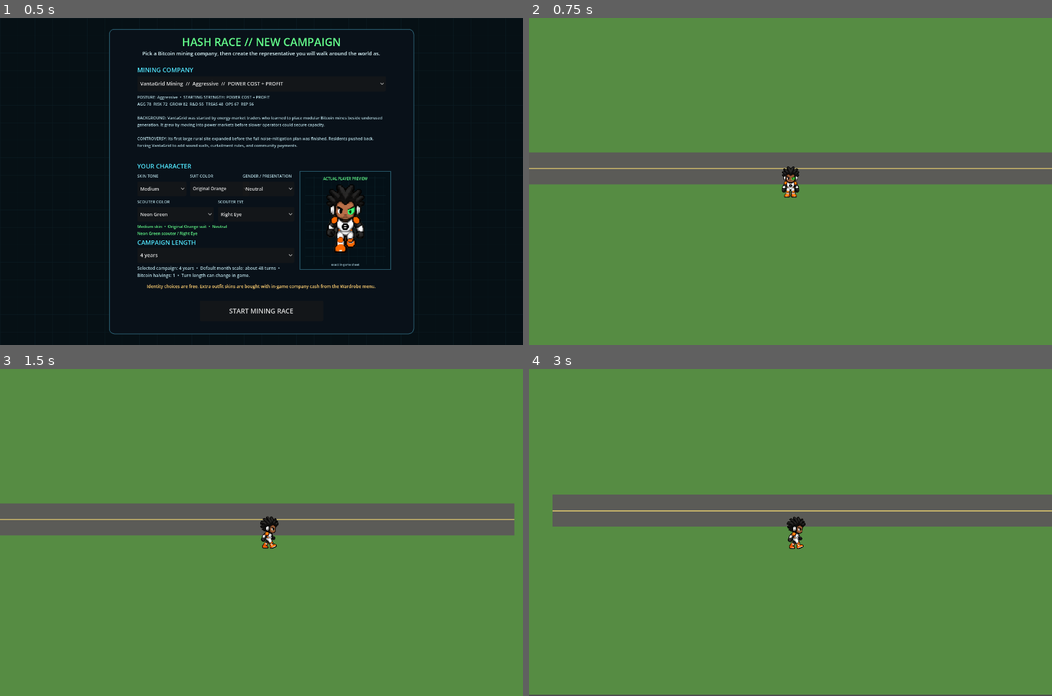
Above: before the commit, frames 1-4 (two rows, left to right).
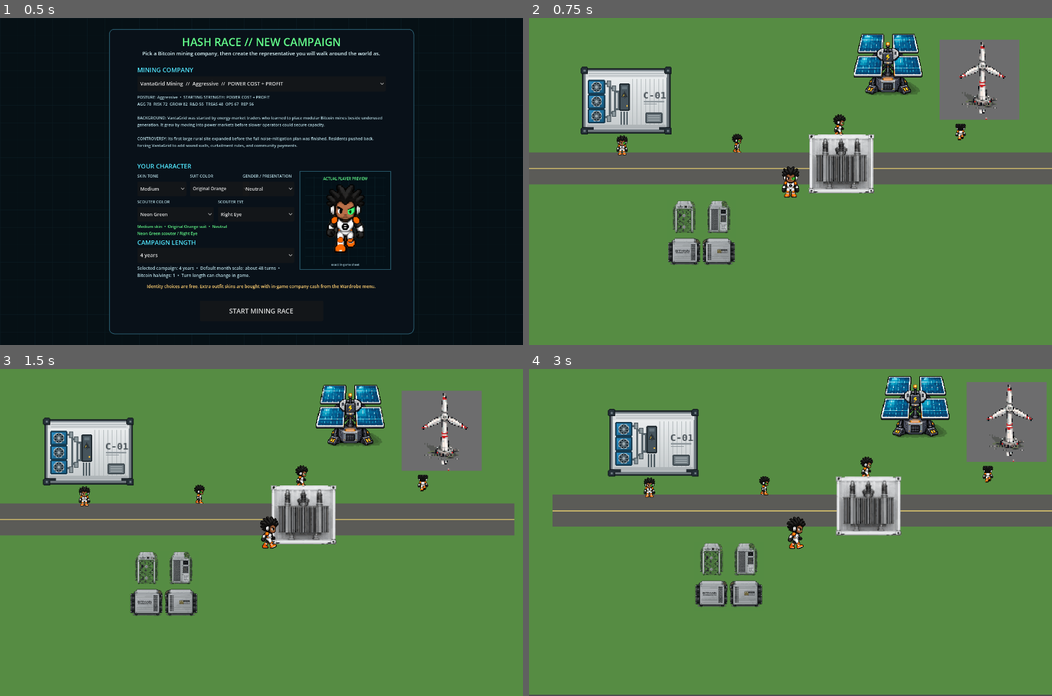
Above: after the commit, the same moments.

Repository: 1freetech/HashRace
Game: Godot game, scene res://scenes/campaign_setup.tscn
Same seed, same stepped clock (60 frames per second), same inputs: the game is played once before the commit and once after it.
Inputs (mouse positions are in pixels of both pictures, inside the frame that each line leads up to):
- Up to frame 1 (0.5 s): no input
- Up to frame 2 (0.75 s): click "START MINING RACE" at 0.5 s
- Up to frame 3 (1.5 s): tap Enter (ui_accept) at 1.25 s; move the mouse to (376, 516) at 1.27 s; hold D (move_right) from 1.28 s (still down); tap E at 1.35 s; click (376, 516) at 1.42 s
- Up to frame 4 (3 s): tap Enter (ui_accept) at 1.52 s; release D (move_right) at 2 s; drag from (685, 548) to (764, 597) at 2.02 s; move the mouse to (842, 460) at 2.77 s; hold D (move_right) from 2.78 s (still down); tap 0 at 2.85 s

Frame 1 is identical in both runs. In frame 2, 13% of the frame differs, in the area x 9-94%, y 4-76%; in frame 3, 13%; in frame 4, 13%.
Error before the commit: Invalid assignment of property or key 'y_sort_origin' with value of type 'int' on a base object of type 'Sprite2D'. (res://scripts/world.gd:188)

Commit message:
Fix Sprite2D Y-sort runtime blocker

Diff:
--- a/Godot/scripts/world.gd
+++ b/Godot/scripts/world.gd
@@ -91,7 +91,6 @@
         sprite.scale = Vector2.ONE * float(spec.scale)
         sprite.flip_h = bool(spec.flip)
         sprite.texture_filter = CanvasItem.TEXTURE_FILTER_NEAREST
-        sprite.y_sort_origin = 96
         npc_sprites.append(sprite)
         add_child(sprite)
 
@@ -184,8 +183,6 @@
         sprite.position = fitted.position
         sprite.scale = fitted.size / Vector2(texture.get_size())
         sprite.texture_filter = CanvasItem.TEXTURE_FILTER_NEAREST
-        # Sort at ground contact, not at the image's top edge.
-        sprite.y_sort_origin = int(round(fitted.size.y))
         infrastructure_sprites[asset_id] = sprite
         add_child(sprite)
 
@@ -207,7 +204,6 @@
             wind_bounds.end.y - wind_size.y
         ).round()
         wind_sprite.texture_filter = CanvasItem.TEXTURE_FILTER_NEAREST
-        wind_sprite.y_sort_origin = int(round(wind_size.y))
         infrastructure_sprites["wind"] = wind_sprite
         add_child(wind_sprite)
 
